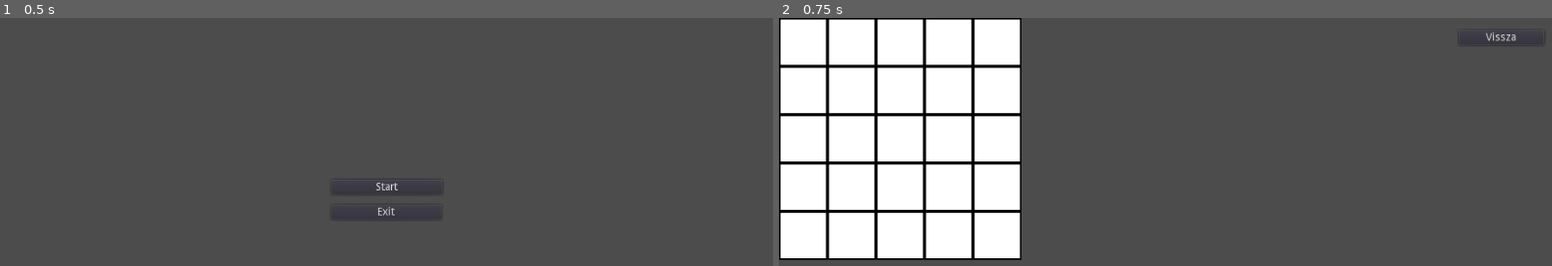
Above: before the commit, frames 1-2 (left to right).
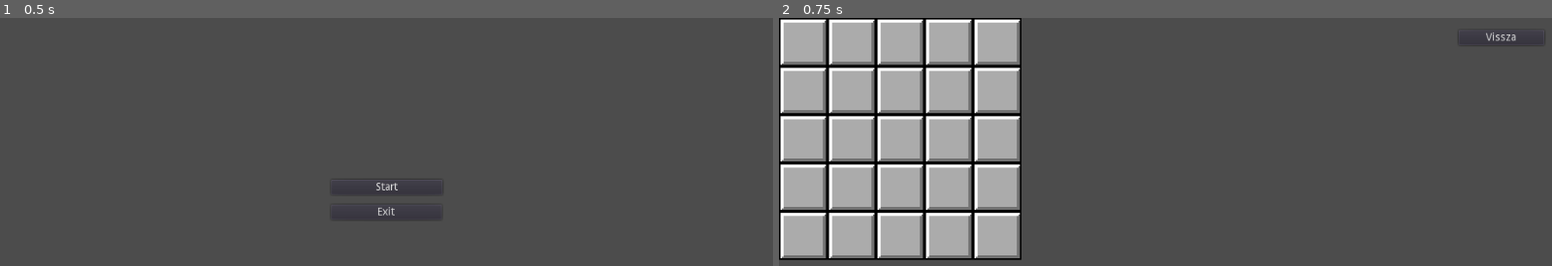
Above: after the commit, the same moments.

Repository: Gellifree/DigItAround
Game: Godot game, scene res://Scenes & Scripts/Main.tscn
Two runs of this game, one before a commit and one after it. Both use one fixed random seed, a clock stepped at 60 frames per second and the inputs below.
Inputs:
- Up to frame 1 (0.5 s): no input
- Up to frame 2 (0.75 s): click "Start" at 0.5 s

Frame 1 is identical in both runs. In frame 2, 24% of the frame differs, in the area x 0-32%, y 1-97%.

Commit message:
Elsú classikus tileset importálása

Diff:
--- a/GodotSweeper/Scenes & Scripts/PlayGround.tscn
+++ b/GodotSweeper/Scenes & Scripts/PlayGround.tscn
@@ -1,14 +1,14 @@
 [gd_scene load_steps=4 format=2]
 
 [ext_resource path="res://Scenes & Scripts/PlayGroundScene.gd" type="Script" id=1]
-[ext_resource path="res://Images/first_tileset.png" type="Texture" id=2]
+[ext_resource path="res://Images/classic_tileset.png" type="Texture" id=3]
 
 [sub_resource type="TileSet" id=1]
-0/name = "first_tileset.png 0"
-0/texture = ExtResource( 2 )
+0/name = "classic_tileset.png 0"
+0/texture = ExtResource( 3 )
 0/tex_offset = Vector2( 0, 0 )
 0/modulate = Color( 1, 1, 1, 1 )
-0/region = Rect2( 32, 64, 32, 32 )
+0/region = Rect2( 0, 0, 32, 32 )
 0/tile_mode = 0
 0/occluder_offset = Vector2( 0, 0 )
 0/navigation_offset = Vector2( 0, 0 )
@@ -18,11 +18,11 @@
 0/shape_one_way_margin = 0.0
 0/shapes = [  ]
 0/z_index = 0
-1/name = "first_tileset.png 1"
-1/texture = ExtResource( 2 )
+1/name = "classic_tileset.png 1"
+1/texture = ExtResource( 3 )
 1/tex_offset = Vector2( 0, 0 )
 1/modulate = Color( 1, 1, 1, 1 )
-1/region = Rect2( 32, 0, 32, 32 )
+1/region = Rect2( 64, 0, 32, 32 )
 1/tile_mode = 0
 1/occluder_offset = Vector2( 0, 0 )
 1/navigation_offset = Vector2( 0, 0 )
@@ -32,11 +32,11 @@
 1/shape_one_way_margin = 0.0
 1/shapes = [  ]
 1/z_index = 0
-2/name = "first_tileset.png 2"
-2/texture = ExtResource( 2 )
+2/name = "classic_tileset.png 2"
+2/texture = ExtResource( 3 )
 2/tex_offset = Vector2( 0, 0 )
 2/modulate = Color( 1, 1, 1, 1 )
-2/region = Rect2( 64, 0, 32, 32 )
+2/region = Rect2( 96, 0, 32, 32 )
 2/tile_mode = 0
 2/occluder_offset = Vector2( 0, 0 )
 2/navigation_offset = Vector2( 0, 0 )
@@ -46,11 +46,11 @@
 2/shape_one_way_margin = 0.0
 2/shapes = [  ]
 2/z_index = 0
-3/name = "first_tileset.png 3"
-3/texture = ExtResource( 2 )
+3/name = "classic_tileset.png 3"
+3/texture = ExtResource( 3 )
 3/tex_offset = Vector2( 0, 0 )
 3/modulate = Color( 1, 1, 1, 1 )
-3/region = Rect2( 96, 0, 32, 32 )
+3/region = Rect2( 0, 32, 32, 32 )
 3/tile_mode = 0
 3/occluder_offset = Vector2( 0, 0 )
 3/navigation_offset = Vector2( 0, 0 )
@@ -60,11 +60,11 @@
 3/shape_one_way_margin = 0.0
 3/shapes = [  ]
 3/z_index = 0
-4/name = "first_tileset.png 4"
-4/texture = ExtResource( 2 )
+4/name = "classic_tileset.png 4"
+4/texture = ExtResource( 3 )
 4/tex_offset = Vector2( 0, 0 )
 4/modulate = Color( 1, 1, 1, 1 )
-4/region = Rect2( 0, 32, 32, 32 )
+4/region = Rect2( 32, 32, 32, 32 )
 4/tile_mode = 0
 4/occluder_offset = Vector2( 0, 0 )
 4/navigation_offset = Vector2( 0, 0 )
@@ -74,11 +74,11 @@
 4/shape_one_way_margin = 0.0
 4/shapes = [  ]
 4/z_index = 0
-5/name = "first_tileset.png 5"
-5/texture = ExtResource( 2 )
+5/name = "classic_tileset.png 5"
+5/texture = ExtResource( 3 )
 5/tex_offset = Vector2( 0, 0 )
 5/modulate = Color( 1, 1, 1, 1 )
-5/region = Rect2( 32, 32, 32, 32 )
+5/region = Rect2( 64, 32, 32, 32 )
 5/tile_mode = 0
 5/occluder_offset = Vector2( 0, 0 )
 5/navigation_offset = Vector2( 0, 0 )
@@ -88,11 +88,11 @@
 5/shape_one_way_margin = 0.0
 5/shapes = [  ]
 5/z_index = 0
-6/name = "first_tileset.png 6"
-6/texture = ExtResource( 2 )
+6/name = "classic_tileset.png 6"
+6/texture = ExtResource( 3 )
 6/tex_offset = Vector2( 0, 0 )
 6/modulate = Color( 1, 1, 1, 1 )
-6/region = Rect2( 64, 32, 32, 32 )
+6/region = Rect2( 96, 32, 32, 32 )
 6/tile_mode = 0
 6/occluder_offset = Vector2( 0, 0 )
 6/navigation_offset = Vector2( 0, 0 )
@@ -102,11 +102,11 @@
 6/shape_one_way_margin = 0.0
 6/shapes = [  ]
 6/z_index = 0
-7/name = "first_tileset.png 7"
-7/texture = ExtResource( 2 )
+7/name = "classic_tileset.png 7"
+7/texture = ExtResource( 3 )
 7/tex_offset = Vector2( 0, 0 )
 7/modulate = Color( 1, 1, 1, 1 )
-7/region = Rect2( 96, 32, 32, 32 )
+7/region = Rect2( 0, 64, 32, 32 )
 7/tile_mode = 0
 7/occluder_offset = Vector2( 0, 0 )
 7/navigation_offset = Vector2( 0, 0 )
@@ -116,11 +116,11 @@
 7/shape_one_way_margin = 0.0
 7/shapes = [  ]
 7/z_index = 0
-8/name = "first_tileset.png 8"
-8/texture = ExtResource( 2 )
+8/name = "classic_tileset.png 8"
+8/texture = ExtResource( 3 )
 8/tex_offset = Vector2( 0, 0 )
 8/modulate = Color( 1, 1, 1, 1 )
-8/region = Rect2( 0, 64, 32, 32 )
+8/region = Rect2( 32, 64, 32, 32 )
 8/tile_mode = 0
 8/occluder_offset = Vector2( 0, 0 )
 8/navigation_offset = Vector2( 0, 0 )
@@ -130,11 +130,11 @@
 8/shape_one_way_margin = 0.0
 8/shapes = [  ]
 8/z_index = 0
-9/name = "first_tileset.png 9"
-9/texture = ExtResource( 2 )
+9/name = "classic_tileset.png 9"
+9/texture = ExtResource( 3 )
 9/tex_offset = Vector2( 0, 0 )
 9/modulate = Color( 1, 1, 1, 1 )
-9/region = Rect2( 0, 0, 32, 32 )
+9/region = Rect2( 32, 0, 32, 32 )
 9/tile_mode = 0
 9/occluder_offset = Vector2( 0, 0 )
 9/navigation_offset = Vector2( 0, 0 )
@@ -144,8 +144,8 @@
 9/shape_one_way_margin = 0.0
 9/shapes = [  ]
 9/z_index = 0
-10/name = "first_tileset.png 10"
-10/texture = ExtResource( 2 )
+10/name = "classic_tileset.png 10"
+10/texture = ExtResource( 3 )
 10/tex_offset = Vector2( 0, 0 )
 10/modulate = Color( 1, 1, 1, 1 )
 10/region = Rect2( 64, 64, 32, 32 )
@@ -158,8 +158,8 @@
 10/shape_one_way_margin = 0.0
 10/shapes = [  ]
 10/z_index = 0
-11/name = "first_tileset.png 11"
-11/texture = ExtResource( 2 )
+11/name = "classic_tileset.png 11"
+11/texture = ExtResource( 3 )
 11/tex_offset = Vector2( 0, 0 )
 11/modulate = Color( 1, 1, 1, 1 )
 11/region = Rect2( 96, 64, 32, 32 )
@@ -223,7 +223,6 @@
 text = "Vesztettél :("
 
 [node name="WinDialog" type="AcceptDialog" parent="."]
-visible = true
 margin_left = 418.0
 margin_top = 310.0
 margin_right = 594.0
@@ -231,6 +230,9 @@
 rect_clip_content = true
 popup_exclusive = true
 window_title = "Játék vége"
+__meta__ = {
+"_edit_use_anchors_": false
+}
 
 [node name="RichTextLabel" type="RichTextLabel" parent="WinDialog"]
 margin_left = 53.0
Binary file added: GodotSweeper/Images/classic_tileset.png
Not shown, added: GodotSweeper/Images/classic_tileset.png.import
